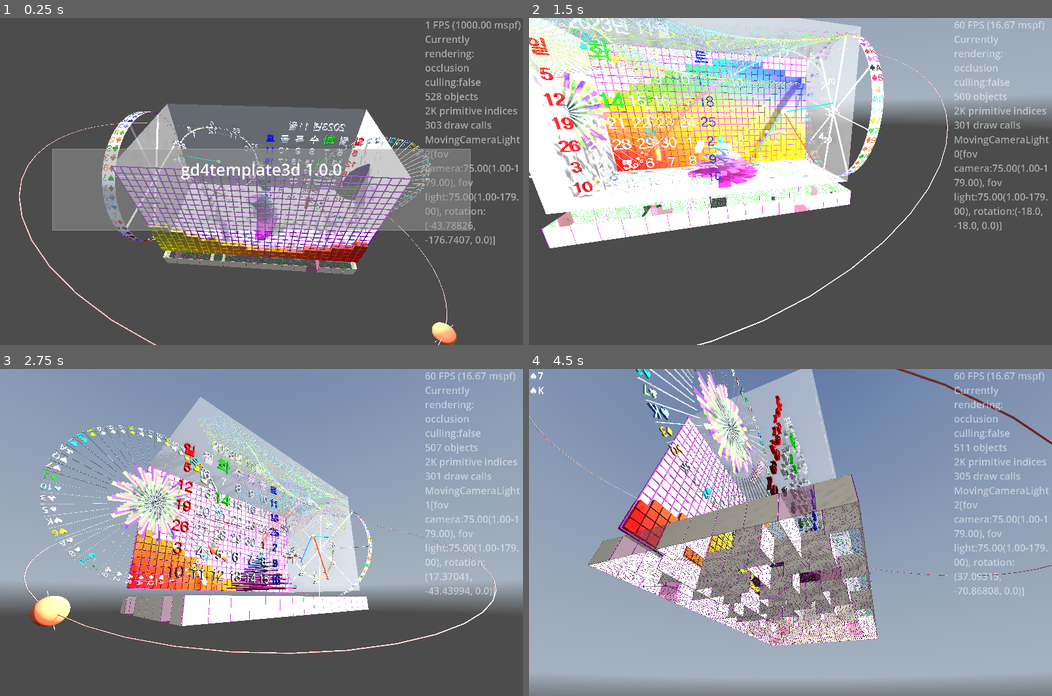
Above: before the commit, frames 1-4 (two rows, left to right).
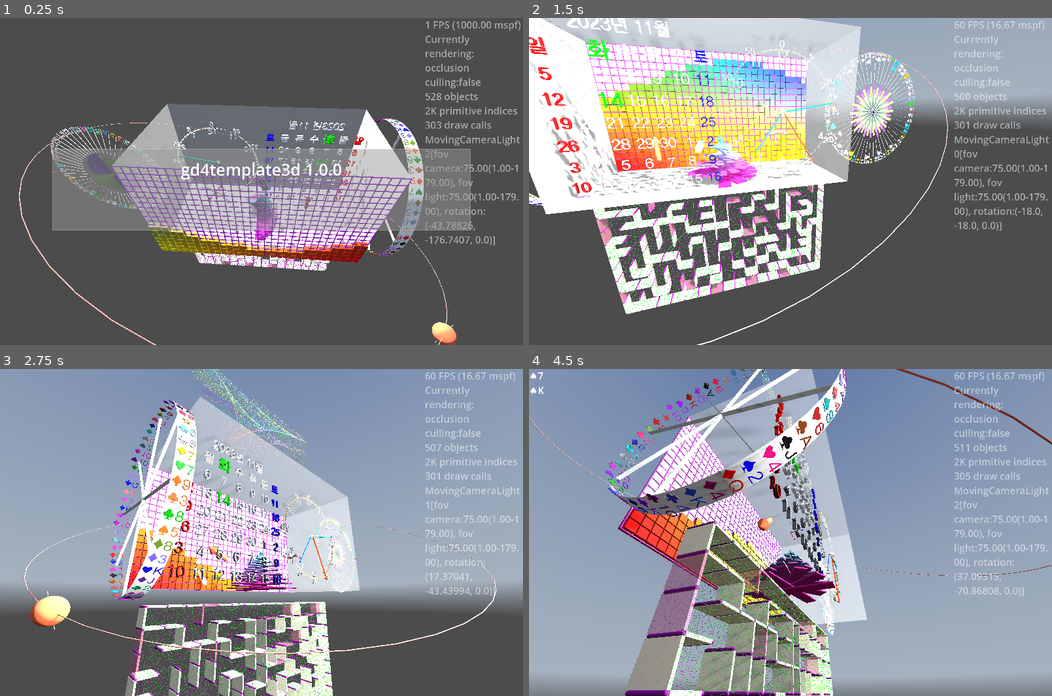
Above: after the commit, the same moments.

Repository: kasworld/gd4template3d
Game: Godot game, scene res://main.tscn
The game is run twice, just before and just after one commit, with the same random seed, the same clock (stepped at 60 frames per second) and the same inputs. A sky picture missing from this copy of the repository is replaced by a grey-blue gradient.
Inputs (mouse positions are in pixels of both pictures, inside the frame that each line leads up to):
- Up to frame 1 (0.25 s): no input
- Up to frame 2 (1.5 s): tap Enter at 0.5 s; move the mouse to (905, 165) at 0.52 s; hold Right 0.53-1.28 s; tap Q at 0.6 s; click (905, 165) at 0.67 s; move the mouse to (685, 197) at 1.27 s; hold Down from 1.28 s (still down); tap E at 1.35 s
- Up to frame 3 (2.75 s): move the mouse to (313, 460) at 2.02 s; release Down at 2.03 s; hold Right from 2.03 s (still down); tap Enter at 2.1 s
- Up to frame 4 (4.5 s): move the mouse to (764, 597) at 2.77 s; release Right at 2.78 s; hold Up 2.78-3.53 s; tap Q at 2.85 s; click (764, 597) at 2.92 s; move the mouse to (947, 581) at 3.52 s; hold Left from 3.53 s (still down); tap E at 3.6 s; move the mouse to (633, 483) at 4.27 s; tap Enter at 4.35 s

The runs differ from the first frame. In frame 1, 6.2% of the frame differs, in the area x 7-85%, y 28-84%; in frame 2, 20%; in frame 3, 19%; in frame 4, 30%, in the area x 0-67%, y 0-100%.

Commit message:
위치 조정

Diff:
--- a/main.gd
+++ b/main.gd
@@ -75,16 +75,16 @@
 	bartree_demo(Vector3(0, -WorldSize.y/2, 0 ))
 	wirenet_demo(Vector3(-WorldSize.x/2, -WorldSize.y/2, -WorldSize.z/2))
 	wavegauge_demo(Vector3(0, 0 , -WorldSize.z/2))
-	clock_demo(Vector3(WorldSize.x/4,0,WorldSize.z/4 +1))
-	calendar_demo(Vector3(-WorldSize.x/4,0,WorldSize.z/4 -1))
+	clock_demo(Vector3(WorldSize.x/4,0,WorldSize.z/4 ))
+	calendar_demo(Vector3(-WorldSize.x/4,0,WorldSize.z/4 ))
 	orbit_demo(Vector3.ZERO)
-	line2d_demo(Vector3(0,0,WorldSize.z/2-1.0))
+	line2d_demo(Vector3(0,WorldSize.y,0))
 	valvehandle_demo(Vector3(WorldSize.x/4, -WorldSize.y/4, 0))
 	arrow3d_demo(Vector3(-WorldSize.x/4, -WorldSize.y/4, 0))
 	meshtrail_demo(Vector3.ZERO)
-	maze3d_demo( Vector3(0, -WorldSize.y/2 ,0) )
-	reel_demo(Vector3( WorldSize.x/2 , 0, 0))
-	wheel_demo(Vector3( -WorldSize.x/2 - 2, 0,0))
+	maze3d_demo( Vector3(0, -WorldSize.y ,0) )
+	reel_demo(Vector3( -WorldSize.x/2*1.1 , 0, 0))
+	wheel_demo(Vector3( WorldSize.x/2+WorldSize.y/2 , 0,0))
 
 	main_animation.animation_ended.connect(main_animation_ended)
 	start_all_animation()
@@ -129,7 +129,7 @@
 	color_text_into_list.shuffle()
 	$SlotReel.init(0, symbol크기, color_text_into_list)
 	$SlotReel.rotation_stopped.connect(reel결과가결정됨)
-	$SlotReel.position = base_pos + Vector3(symbol크기.x,0,0)
+	$SlotReel.position = base_pos
 	reel돌리기()
 func reel돌리기() -> void:
 	var rot = randfn(2*PI, PI/2)
@@ -163,8 +163,11 @@
 	ms.MazeSize = Vector2i(16,9)
 	ms.LaneW = WorldSize.x/ms.MazeSize.x
 	ms.StoryH = ms.LaneW
+	ms.WallThick = ms.LaneW *0.1
+	ms.MakeSubWallRate = 0.1
 	$Maze3D.init_with_color( ms, Callable(), random_color(), random_color(), random_color() )
-	$Maze3D.position = base_pos + Vector3(0, -ms.StoryH,0)
+	$Maze3D.position = base_pos + Vector3(0,-ms.LaneW,0)
+	$Maze3D.rotation.x = PI/2
 
 
 var bound_aabb :AABB
